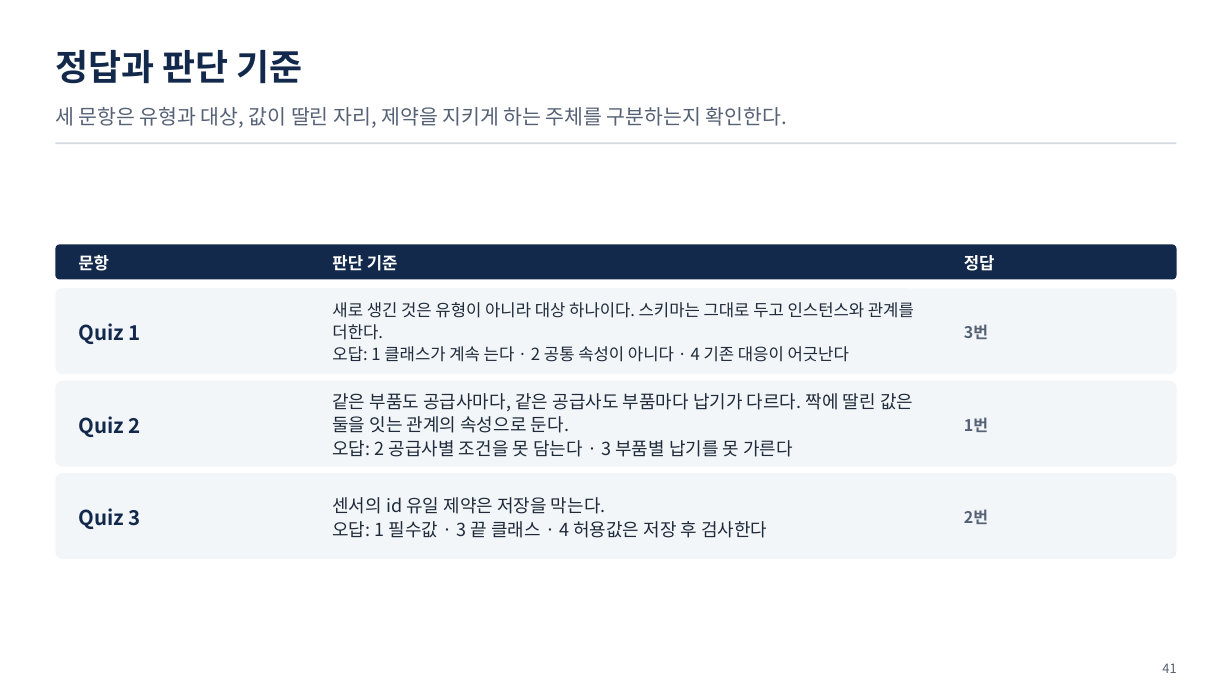
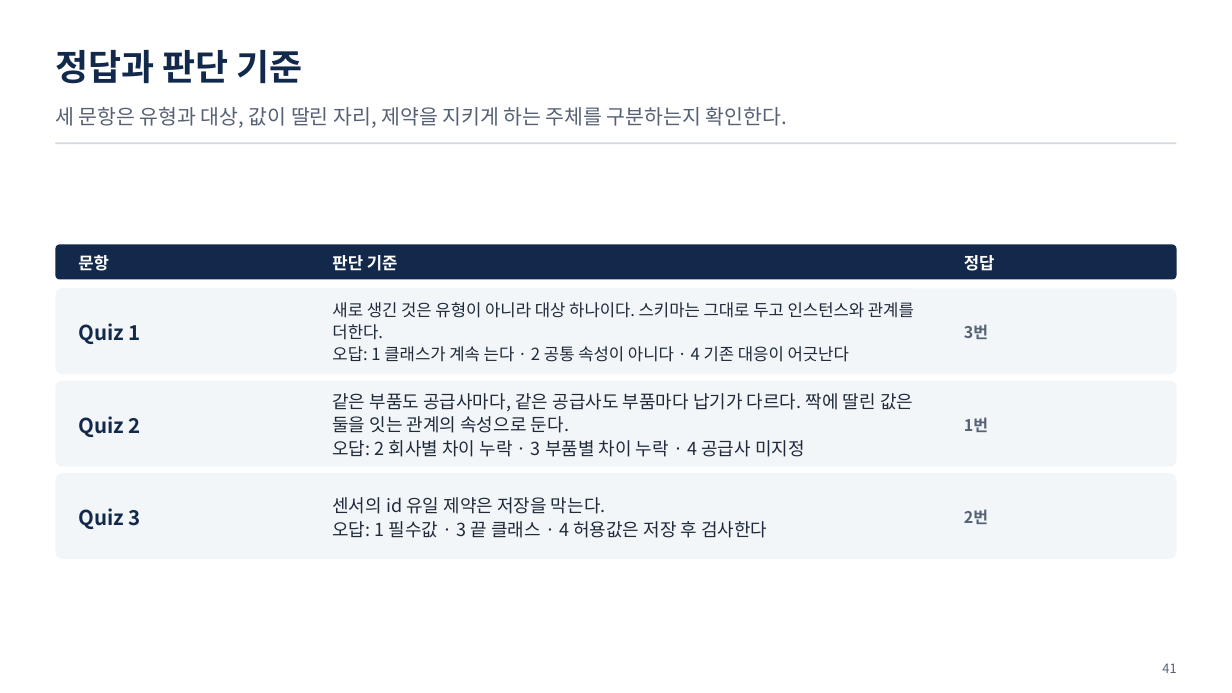
Before and after one commit to uengine-oss/hyd-iot-edu, a slide deck: slide 41 of workspace/강의제작/산출물/통합반/이론_오프라인/02회차/통합반_오프라인_02회차.pptx. Drawn at 1232x693 pixels with LibreOffice and Linux fonts; fonts in the diff are those of the drawing. Boxes give left, top, right and bottom in pixels: in the first picture for what was removed or moved away, otherwise in the second. Text is boxed around its words. In the diff, an @@ line names an element or a change of style, - is before the commit and + after.

```diff
--- a/workspace/강의제작/산출물/통합반/이론_오프라인/02회차/통합반_오프라인_02회차.pptx
+++ b/workspace/강의제작/산출물/통합반/이론_오프라인/02회차/통합반_오프라인_02회차.pptx
@@ text at [332,440,805,457]: text changed @@
-오답: 2 공급사별 조건을 못 담는다 · 3 부품별 납기를 못 가른다
+오답: 2 회사별 차이 누락 · 3 부품별 차이 누락 · 4 공급사 미지정
```
Also in this commit, not shown: 3 other slides changed, 12 other files.
